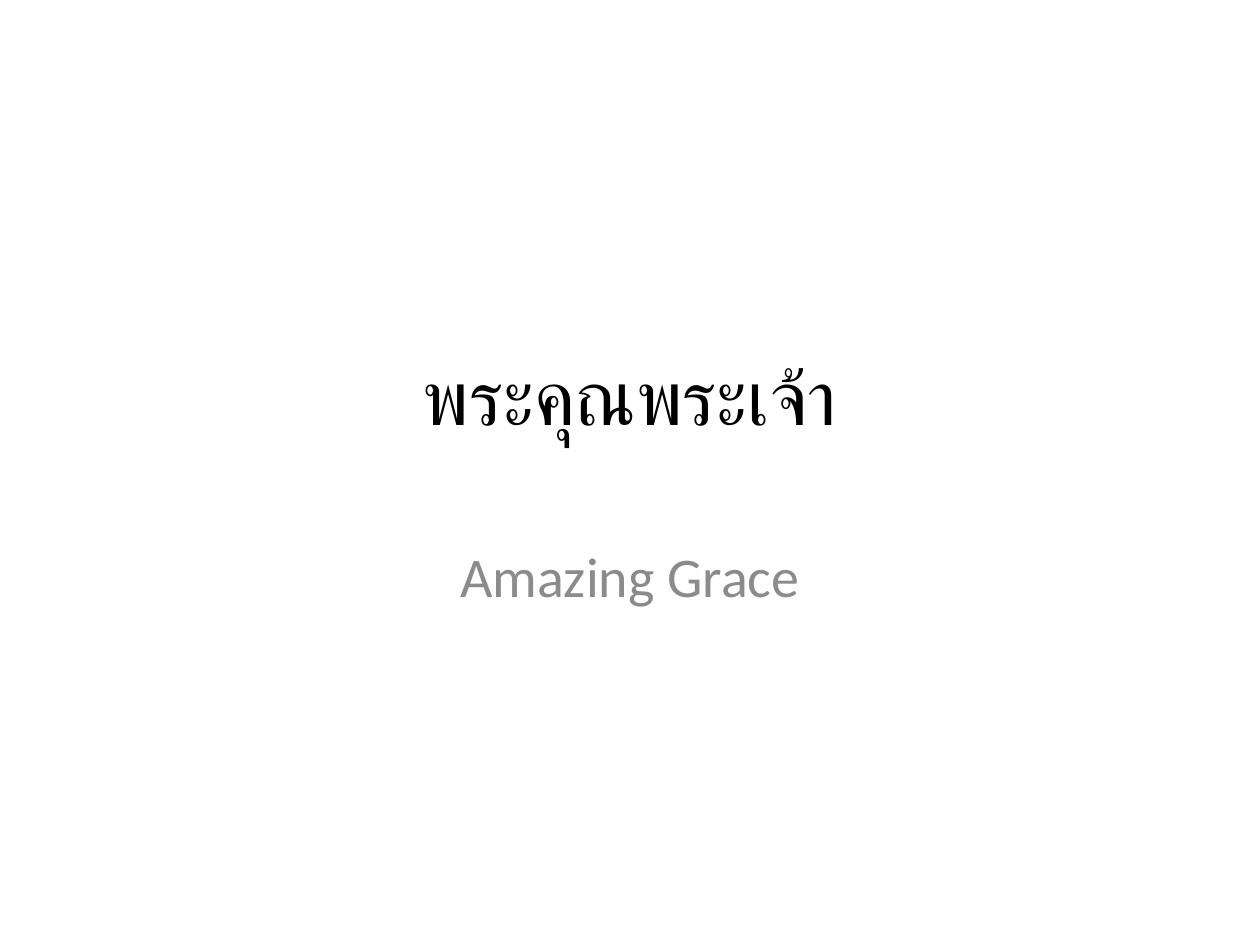
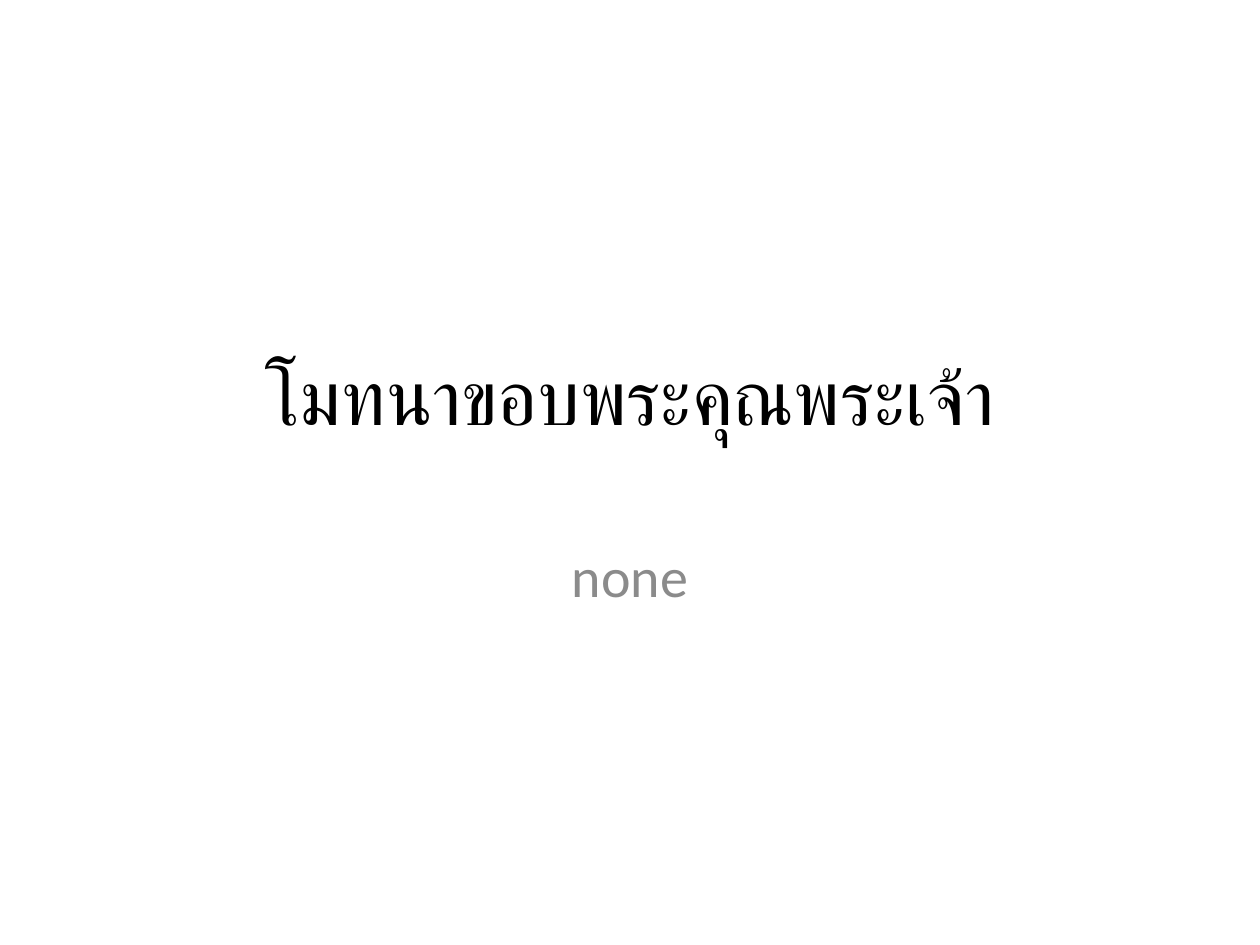
Before and after one commit to mightmay/songpptcreator, a slide deck: slide 4 of finishedppt/WorshipSongs.pptx (slide 1 before the commit). Drawn at 1260x945 pixels with LibreOffice and Linux fonts; fonts in the diff are those of the drawing. Boxes give left, top, right and bottom in pixels: in the first picture for what was removed or moved away, otherwise in the second. Text is boxed around its words. In the diff, an @@ line names an element or a change of style, - is before the commit and + after.

```diff
--- a/finishedppt/WorshipSongs.pptx
+++ b/finishedppt/WorshipSongs.pptx
@@ title at <box>265,365,994,446</box>: text changed @@
-พระคุณพระเจ้า
+โมทนาขอบพระคุณพระเจ้า
@@ subtitle at <box>572,570,688,598</box>: text changed @@
-Amazing Grace
+none
```
Also in this commit, not shown: 15 slides added, 12 slides removed, 4 other files.
